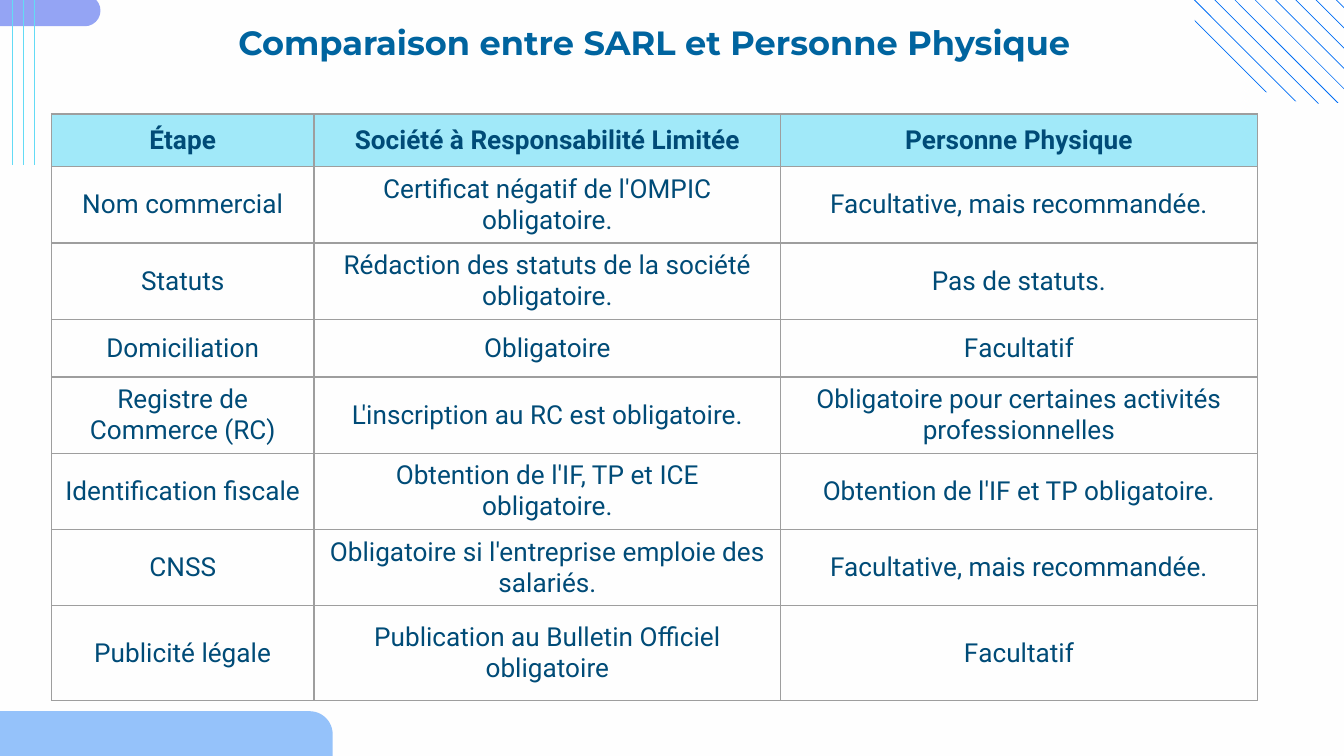
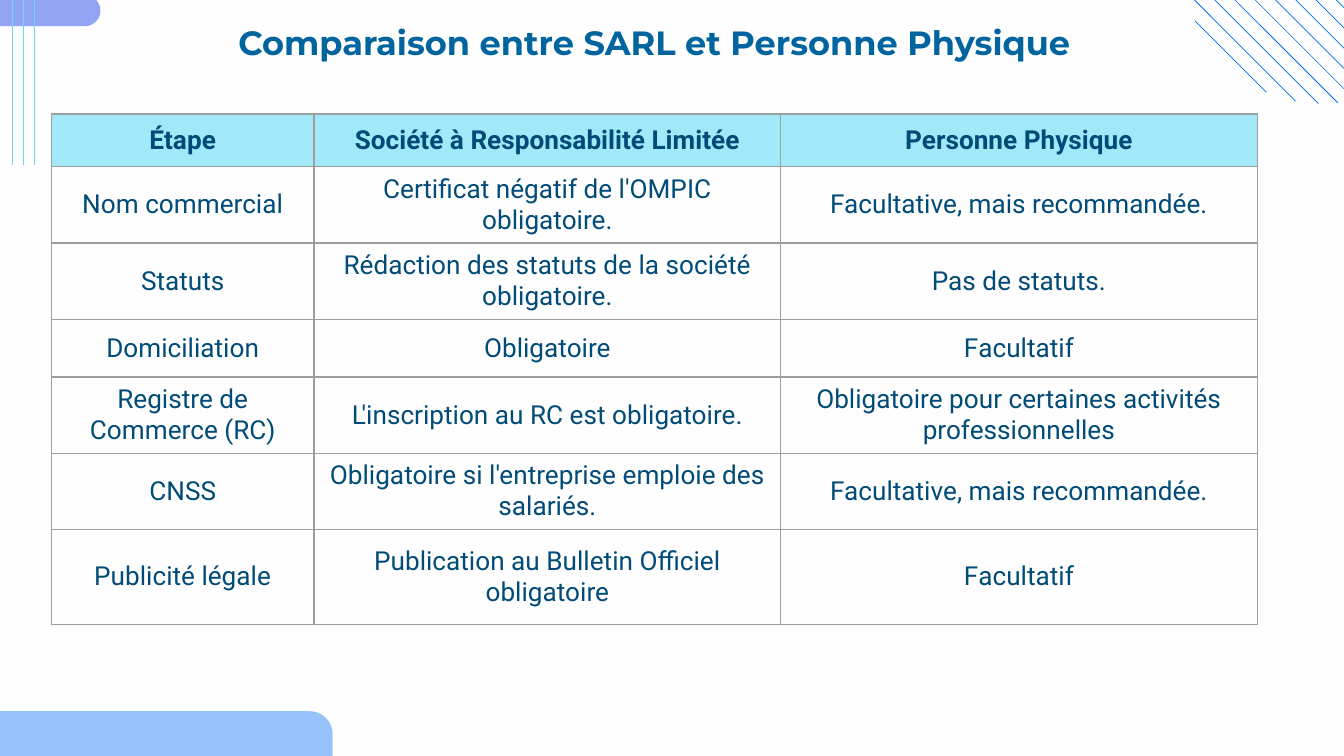
Before and after one commit to Issamssm/AIZEN, a slide deck: slide 9 of soutenance.pptx. Drawn at 1344x756 pixels with LibreOffice and Linux fonts; fonts in the diff are those of the drawing; background and template pictures are left out. Boxes give left, top, right and bottom in pixels: in the first picture for what was removed or moved away, otherwise in the second. Text is boxed around its words. In the diff, an @@ line names an element or a change of style, - is before the commit and + after.

```diff
--- a/soutenance.pptx
+++ b/soutenance.pptx
@@ table at [51, 114, 1258, 625] @@
-row 6: Identification fiscale | Obtention de l'IF, TP et ICE obligatoire. | Obtention de l'IF et TP obligatoire.
```
Also in this commit, not shown: 3 other slides changed.
